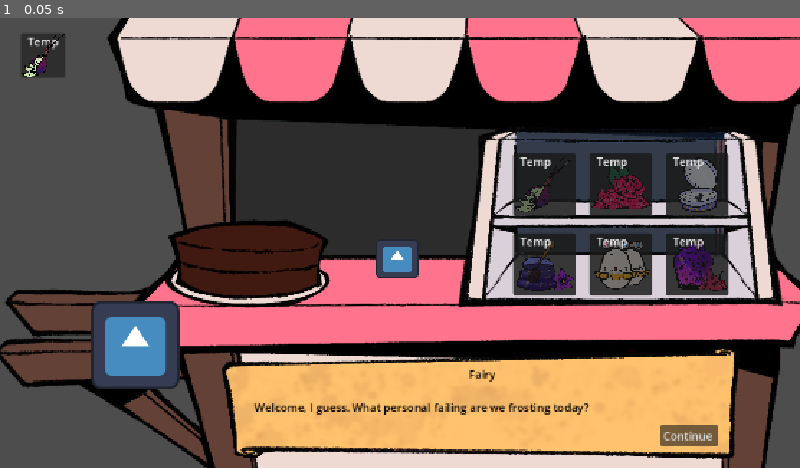
Above: before the commit, frame 1.
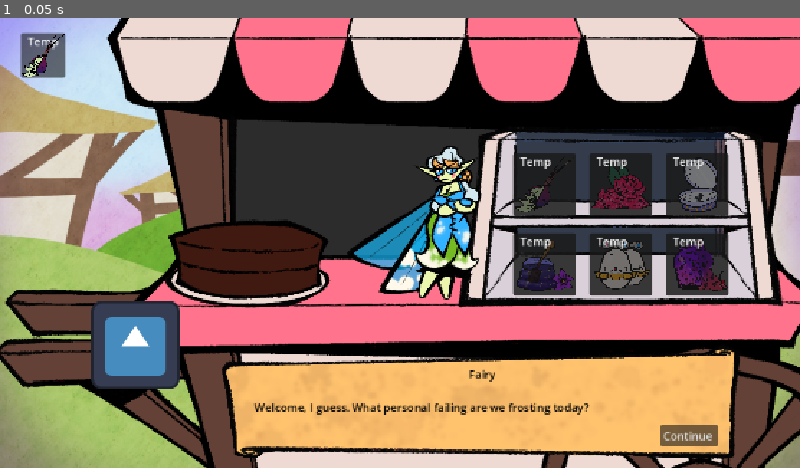
Above: after the commit, the same moment.

Repository: Pufikas/gamejam99
Game: Godot game, scene res://scenes/bakery.tscn
Two runs of this game, one before a commit and one after it. Both use one fixed random seed, a clock stepped at 60 frames per second and the inputs below. The engine's default icon, where the game draws it, is replaced by a stand-in: a white triangle on a blue panel in a dark square.
Inputs:
- Up to frame 1 (0.05 s): no input

The runs differ from the first frame. In frame 1, 20% of the frame differs, in the area x 0-100%, y 0-100%.
Error in both runs: Invalid access to property or key 'pressed' on a base object of type 'null instance'. (res://scripts/dialogue_panel.gd:10)

Commit message:
Background and wheel assets added, Fairy assets added and animated as AnimatedSprite2D, Customer assets updated

Diff:
--- a/scenes/bakery.tscn
+++ b/scenes/bakery.tscn
@@ -11,6 +11,8 @@
 [ext_resource type="Script" uid="uid://dtphnt6tr0aoa" path="res://scripts/dialogue_manager.gd" id="6_d2ae8"]
 [ext_resource type="Texture2D" uid="uid://dji6e8uw5uxan" path="res://assets/ingredients/swamp_onion.png" id="6_roruw"]
 [ext_resource type="PackedScene" uid="uid://b7fum8u3nsex0" path="res://components/ingredients_panel.tscn" id="9_gg4h7"]
+[ext_resource type="Texture2D" uid="uid://8nhfexokpe0t" path="res://assets/backdrop/backdrop.png" id="12_20d28"]
+[ext_resource type="Texture2D" uid="uid://6vhbrwlww5nr" path="res://assets/cart/cart wheel.png" id="13_s1llo"]
 
 [node name="Bakery" type="Node2D" unique_id=1580627570]
 script = ExtResource("1_lcg4g")
@@ -29,7 +31,8 @@
 position = Vector2(195, 471)
 
 [node name="Fairy" parent="." unique_id=1505864144 instance=ExtResource("2_hpt4t")]
-position = Vector2(572, 347)
+z_index = 1
+position = Vector2(565, 280)
 
 [node name="Ingredient" parent="." unique_id=97654744 instance=ExtResource("5_roruw")]
 offset_left = 30.0
@@ -52,3 +55,13 @@
 
 [node name="IngredientsPanel" parent="." unique_id=1833970287 instance=ExtResource("9_gg4h7")]
 position = Vector2(657, 151)
+
+[node name="TextureRect" type="TextureRect" parent="." unique_id=1808023923]
+z_index = -1
+offset_right = 40.0
+offset_bottom = 40.0
+texture = ExtResource("12_20d28")
+
+[node name="Sprite2D" type="Sprite2D" parent="." unique_id=1889229727]
+position = Vector2(1015, 716)
+texture = ExtResource("13_s1llo")
--- a/scenes/fairy.tscn
+++ b/scenes/fairy.tscn
@@ -1,10 +1,79 @@
 [gd_scene format=3 uid="uid://cfsrfy7efauky"]
 
-[ext_resource type="Texture2D" uid="uid://c7xw272xf1odr" path="res://icon.svg" id="1_qs0wo"]
+[ext_resource type="Texture2D" uid="uid://cb2xr8vbojmj4" path="res://assets/fairy/b1.png" id="1_wuxss"]
+[ext_resource type="Texture2D" uid="uid://dagorwolo6cwc" path="res://assets/fairy/b2.png" id="2_0jn54"]
+[ext_resource type="Texture2D" uid="uid://xsm7us354a3u" path="res://assets/fairy/b4.png" id="3_60auo"]
+[ext_resource type="Texture2D" uid="uid://ceabiuhmluv45" path="res://assets/fairy/2.png" id="4_onrb3"]
+[ext_resource type="Texture2D" uid="uid://cscpow4yd0jan" path="res://assets/fairy/1.png" id="5_khp51"]
+[ext_resource type="Texture2D" uid="uid://dbkykvoiu5ep6" path="res://assets/fairy/3.png" id="6_qcx4o"]
+[ext_resource type="Texture2D" uid="uid://lipus6yom76i" path="res://assets/fairy/4.png" id="7_6od5w"]
+[ext_resource type="Texture2D" uid="uid://bs4rwi33l3xv0" path="res://assets/fairy/5.png" id="8_hes8j"]
+
+[sub_resource type="SpriteFrames" id="SpriteFrames_bhunq"]
+animations = [{
+"frames": [{
+"duration": 1.0,
+"texture": ExtResource("1_wuxss")
+}, {
+"duration": 0.5,
+"texture": ExtResource("2_0jn54")
+}, {
+"duration": 2.0,
+"texture": ExtResource("3_60auo")
+}, {
+"duration": 1.0,
+"texture": ExtResource("1_wuxss")
+}],
+"loop": 0,
+"name": &"blink",
+"speed": 24.0
+}, {
+"frames": [{
+"duration": 1.0,
+"texture": ExtResource("4_onrb3")
+}],
+"loop": 1,
+"name": &"idle",
+"speed": 24.0
+}, {
+"frames": [{
+"duration": 1.0,
+"texture": ExtResource("5_khp51")
+}, {
+"duration": 1.0,
+"texture": ExtResource("4_onrb3")
+}, {
+"duration": 1.0,
+"texture": ExtResource("6_qcx4o")
+}, {
+"duration": 1.0,
+"texture": ExtResource("7_6od5w")
+}, {
+"duration": 1.0,
+"texture": ExtResource("8_hes8j")
+}, {
+"duration": 1.0,
+"texture": ExtResource("6_qcx4o")
+}, {
+"duration": 1.0,
+"texture": ExtResource("5_khp51")
+}, {
+"duration": 1.0,
+"texture": ExtResource("4_onrb3")
+}],
+"loop": 0,
+"name": &"wing flick",
+"speed": 24.0
+}]
 
 [node name="Fairy" type="Node2D" unique_id=1505864144]
+scale = Vector2(1.7, 1.9)
 
-[node name="Sprite2D" type="Sprite2D" parent="." unique_id=1285568132]
+[node name="AnimatedSprite2D" type="AnimatedSprite2D" parent="." unique_id=1473402346]
 position = Vector2(0, -3.8146973e-06)
 scale = Vector2(0.484375, 0.4375)
-texture = ExtResource("1_qs0wo")
+sprite_frames = SubResource("SpriteFrames_bhunq")
+animation = &"wing flick"
+autoplay = "idle"
+frame = 7
+frame_progress = 1.0
Binary file added: assets/backdrop/backdrop.png
Not shown, added: assets/backdrop/backdrop.png.import
Binary file added: assets/cart/cart wheel.png
Not shown, added: assets/cart/cart wheel.png.import
Binary file added: assets/customers/customer murderman.png
Not shown, added: assets/customers/customer murderman.png.import
Binary file added: assets/customers/customer spousethief.png
Not shown, added: assets/customers/customer spousethief.png.import
Binary file added: assets/customers/customer weightloss.png
Not shown, added: assets/customers/customer weightloss.png.import
Binary file added: assets/fairy/1.png
Not shown, added: assets/fairy/1.png.import
(and 14 more such lines)
